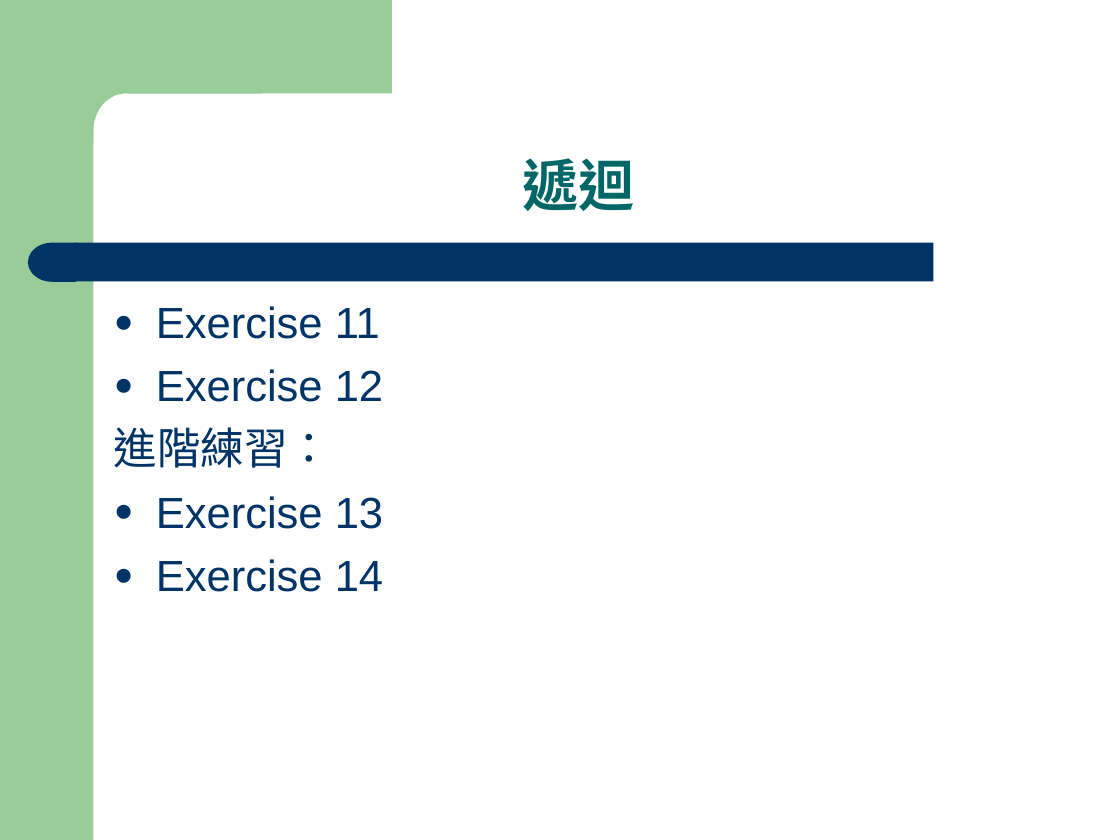
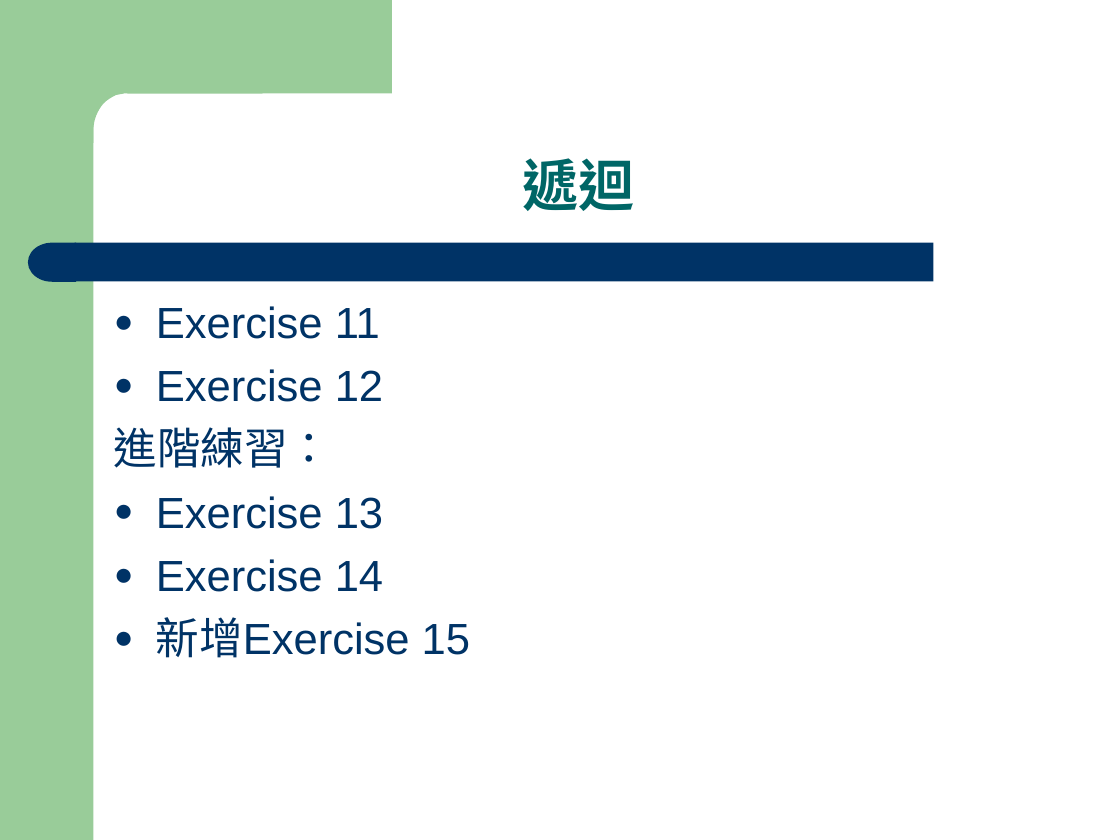
Before and after one commit to hayatoyu/2019intern, a slide deck: slide 20 of .Net基礎程式設計(二).ppt. Drawn at 1120x840 pixels with LibreOffice and Linux fonts; fonts in the diff are those of the drawing. Boxes give left, top, right and bottom in pixels: in the first picture for what was removed or moved away, otherwise in the second. Text is boxed around its words. In the diff, an @@ line names an element or a change of style, - is before the commit and + after.

```diff
--- a/.Net基礎程式設計(二).ppt
+++ b/.Net基礎程式設計(二).ppt
@@ text at <box>156,617,470,658</box>: paragraph added @@
+● 新增Exercise 15
```
Also in this commit, not shown: 2 other files.
